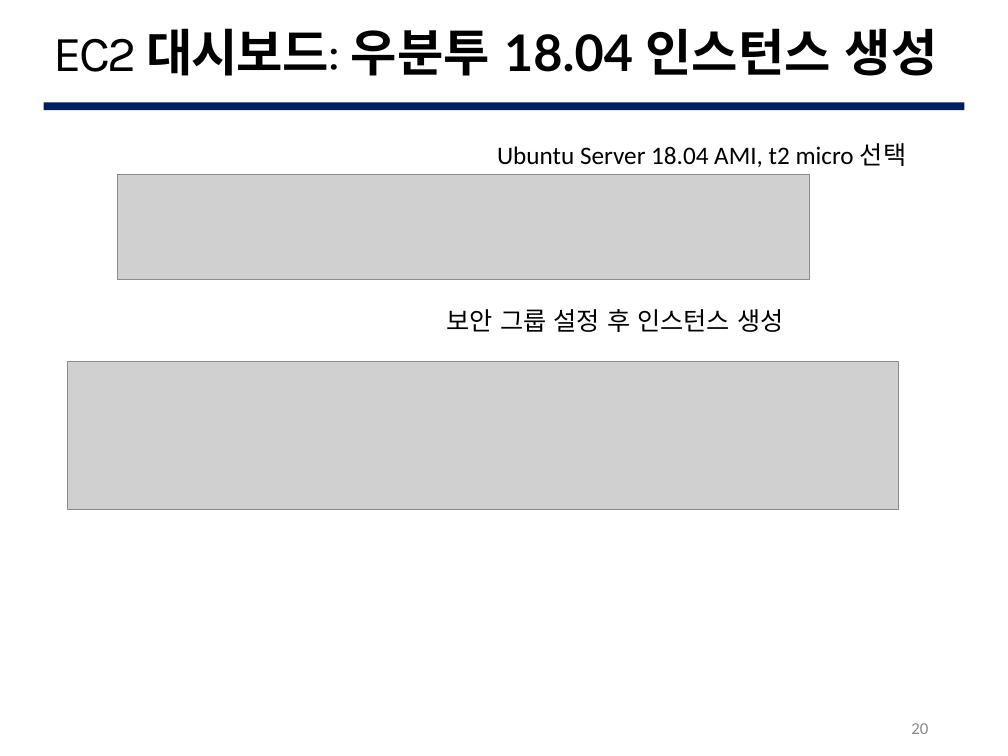
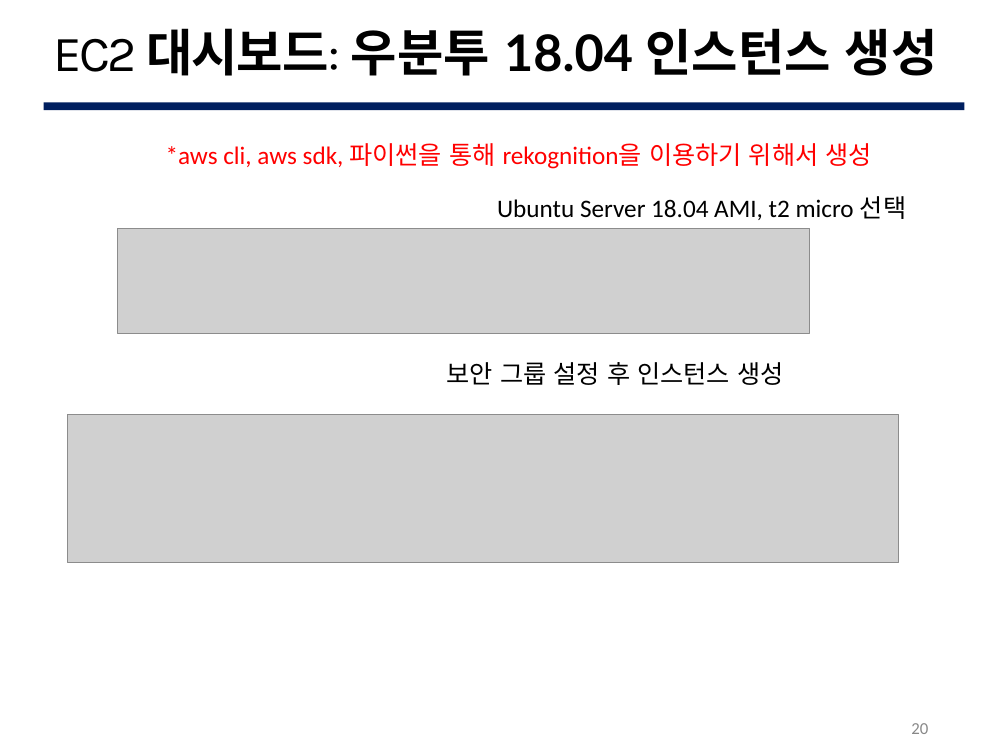
Before and after one commit to G0DCH/AWS_Rekognition_Slide, a slide deck: slide 20 of ppt/AWS Rekognition Slide.pptx. Drawn at 1008x756 pixels with LibreOffice and Linux fonts; fonts in the diff are those of the drawing; grey boxes stand for pictures; background and template pictures are left out. Boxes give left, top, right and bottom in pixels: in the first picture for what was removed or moved away, otherwise in the second. Text is boxed around its words. In the diff, an @@ line names an element or a change of style, - is before the commit and + after.

```diff
--- a/ppt/AWS Rekognition Slide.pptx
+++ b/ppt/AWS Rekognition Slide.pptx
@@ text added at bbox=[166, 143, 872, 169], 18 pt, text #FF0000 @@
+*aws cli, aws sdk, 파이썬을 통해 rekognition을 이용하기 위해서 생성
@@ 2 pictures, 2 texts: place and size @@
-2 pictures, 2 texts at bbox=[68, 143, 906, 509]
+2 pictures, 2 texts at bbox=[68, 196, 906, 562]
```
Also in this commit, not shown: 5 other slides changed, 10 slides added, 28 slides removed.
